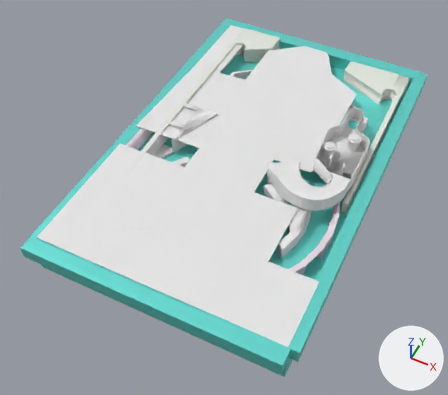
The FBX model Assets/gamba1707/bord.fbx as it was, and as the next commit left it.
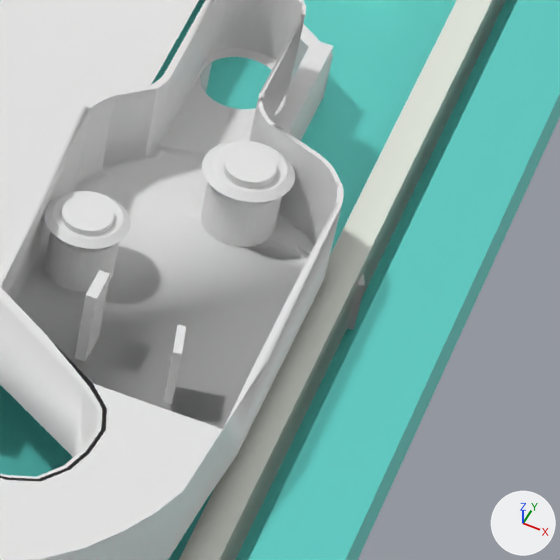
Each version appears first whole from a 50 mm camera at (10.64, -24.79, 31.59) aimed at (-0.44, -2.63, 3.89), and next in a close-up on the part from 70% to 90% of the width and 28% to 51% of the height. The lights are fixed; the arrows at lower right show +X, +Y and +Z. Where no turn or scale is listed for an object, it has been applied to the vertices.

Script lines for the objects in view, before the commit:
```python
me_円柱_026 = bpy.data.meshes.new('円柱.026')
me_円柱_026.from_pydata(...)  # 192 vertices, 162 faces; spans x -0.424..0.424, y -0.413..0.413, z -0.365..0.365
me_円柱_034 = bpy.data.meshes.new('円柱.034')
me_円柱_034.from_pydata(...)  # a 32-sided cylinder along z spanning x -0.233..0.233, y -0.233..0.233, z -0.233..0.233
me_立方体_004_立方体_004 = bpy.data.meshes.new('立方体.004_立方体.004')
me_立方体_004_立方体_004.from_pydata(...)  # 8 vertices, 6 faces; spans x -0.078..0.078, y -0.18..0.18, z -0.31..0.31
me_立方体_004_立方体_004.materials.append(mat_none_001)  # white #e7e7e7
# before: 0 (-0.078, 0.162, -0.31) at pixel (167, 374), 1 (0.001, -0.18, -0.31) at pixel (162, 401), 2 (0.001, -0.18, 0.31) at pixel (172, 352), 3 (-0.078, 0.162, 0.31) at pixel (177, 324), 4 (0.078, -0.162, -0.31) at pixel (171, 403)
# before: 5 (0.078, -0.162, 0.31) at pixel (182, 353), 6 (-0.001, 0.18, -0.31) at pixel (176, 375), 7 (-0.001, 0.18, 0.31) at pixel (186, 326)
me_立方体_004_立方体_005 = bpy.data.meshes.new('立方体.004_立方体.005')
me_立方体_004_立方体_005.from_pydata(...)  # a box spanning x -0.052..0.052, y -0.177..0.177, z -0.416..0.416
me_立方体_004_立方体_005.materials.append(mat_none_001)  # white #e7e7e7
ob_円柱_009 = bpy.data.objects.new('円柱.009', me_円柱_026)
ob_円柱_009.location = (5.53, 2.4, 6.66)
ob_円柱_018 = bpy.data.objects.new('円柱.018', me_円柱_034)
ob_円柱_018.location = (5.55, 2.33, 6.87)
ob_立方体_004_立方体_001 = bpy.data.objects.new('立方体.004_立方体.001', me_立方体_004_立方体_004)
ob_立方体_004_立方体_001.location = (5.71, -0.06, 6.78)
ob_立方体_004_立方体_002 = bpy.data.objects.new('立方体.004_立方体.002', me_立方体_004_立方体_005)
ob_立方体_004_立方体_002.location = (4.84, 0.22, 6.71)
# also in view: '立方体.008_立方体.014' at (5.42, 4.41, 5.76); '円柱.010' at (4.42, 1.17, 6.66); '円柱.007' at (4.15, 0.68, 6.36); 'Cube.006' at (4.67, 4.27, 5.86); '円柱.016' at (4.43, 1.12, 6.82)
```
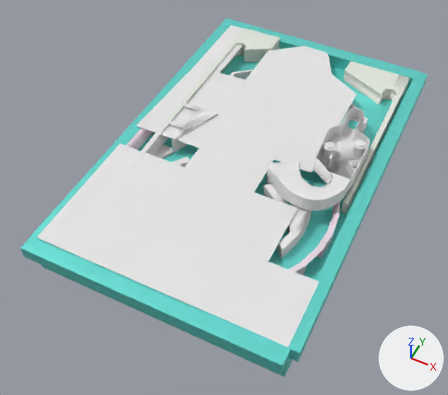
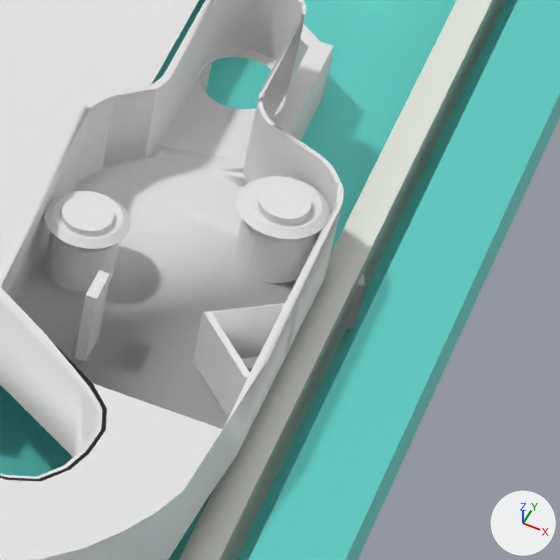
What differs and where, as boxes (x1, y1, x2, y2) in the close-ups (560 x 560 px):
'円柱.009', moved
    before: (201, 141, 295, 247)
    after: (234, 176, 330, 283)
'立方体.004_立方体.001', reshaped, moved
    before: (163, 325, 186, 403)
    after: (193, 303, 300, 418)
'円柱.018', moved
    before: (224, 148, 276, 189)
    after: (258, 183, 311, 225)

Edits to the bpy script that builds the scene:
```text
Change me_立方体_004_立方体_004:
    where me_立方体_004_立方体_004.from_pydata(...)  # 8 vertices, 6 faces; spans x -0.078..0.078, y -0.18..0.18, z -0.31..0.31
    used by ob_立方体_004_立方体_001; location = (5.71, -0.06, 6.78)
    verts and faces of me_立方体_004_立方体_004; kept vertices keep their numbers, new ones are numbered from 8
    me_立方体_004_立方体_004 part 1
    add delete_vertices([*range(0, 8)])  # with the faces that use them
    add verts[8] = (-0.285, 0.162, -0.31)  # pixel (192, 360)
    add verts[9] = (0.284, -0.388, -0.362)
    add verts[10] = (0.361, -0.371, -0.362)
    add verts[11] = (-0.209, 0.18, -0.31)
    add verts[12] = (0.368, 0.613, -0.31)
    add verts[13] = (0.445, 0.631, -0.31)  # pixel (288, 353)
    add for new, old in zip([*range(14, 20)], [*range(8, 14)]): verts[new] = verts[old] + (0.0, 0.0, 0.62)
    add faces += [(8, 9, 15, 14), (9, 10, 16, 15), (10, 11, 17, 16), (8, 12, 13, 11), (8, 11, 10, 9), (14, 15, 16, 17)]
    add faces += [(12, 18, 19, 13), (11, 13, 19, 17), (14, 17, 19, 18), (8, 14, 18, 12)]
Change ob_円柱_009:
    ob_円柱_009.location: (5.53, 2.4, 6.66) -> (5.96, 2.08, 6.66)
Change ob_円柱_018:
    ob_円柱_018.location: (5.55, 2.33, 6.87) -> (5.98, 2.02, 6.87)
Change ob_立方体_004_立方体_001:
    ob_立方体_004_立方体_001.location: (5.71, -0.06, 6.78) -> (6.06, 0.19, 6.78)
```
